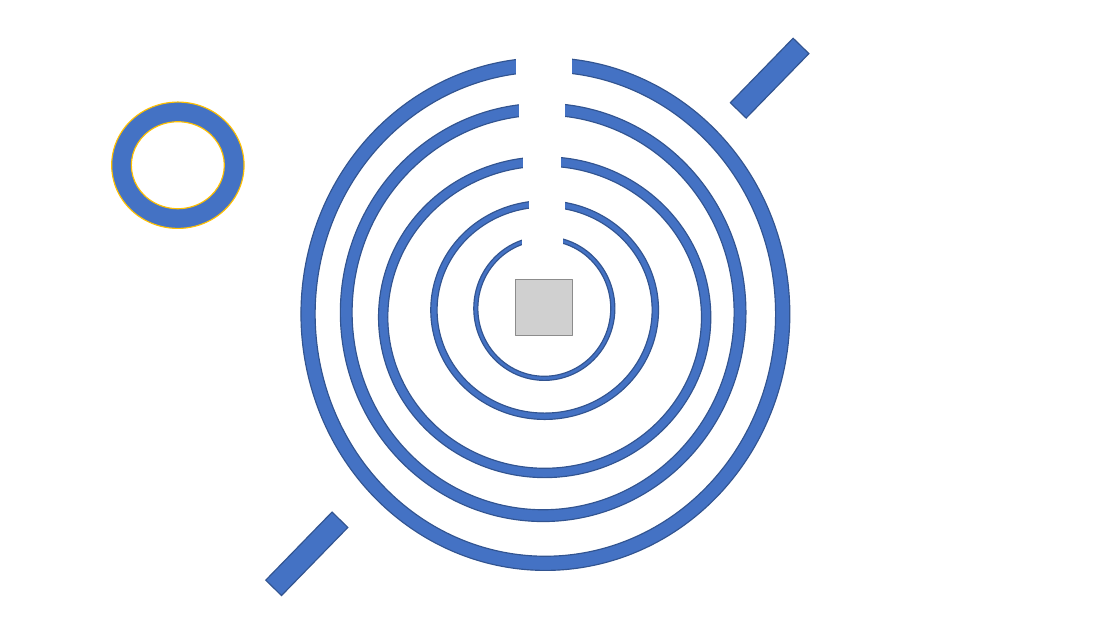
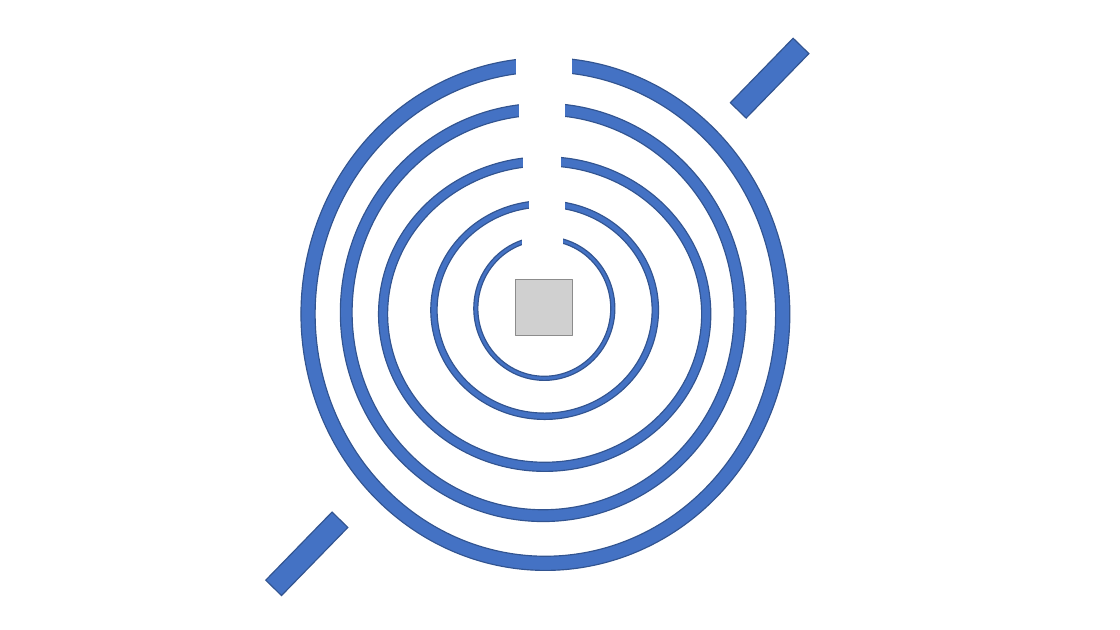
Before and after one commit to RIDENTEM/ppJam2019, a slide deck: slide 5 of ppJam.pptm. Drawn at 1120x630 pixels with LibreOffice and Linux fonts; fonts in the diff are those of the drawing; grey boxes stand for pictures. Boxes give left, top, right and bottom in pixels: in the first picture for what was removed or moved away, otherwise in the second. Text is boxed around its words. In the diff, an @@ line names an element or a change of style, - is before the commit and + after.

```diff
--- a/ppJam.pptm
+++ b/ppJam.pptm
@@ donut removed at [112,103,245,229] @@
@@ donut: place and size @@
-donut at [379,157,712,478]
+donut at [379,157,712,472]
```
Also in this commit, not shown: 2 other slides changed, 1 slide added, 1 slide removed, 1 other file.
